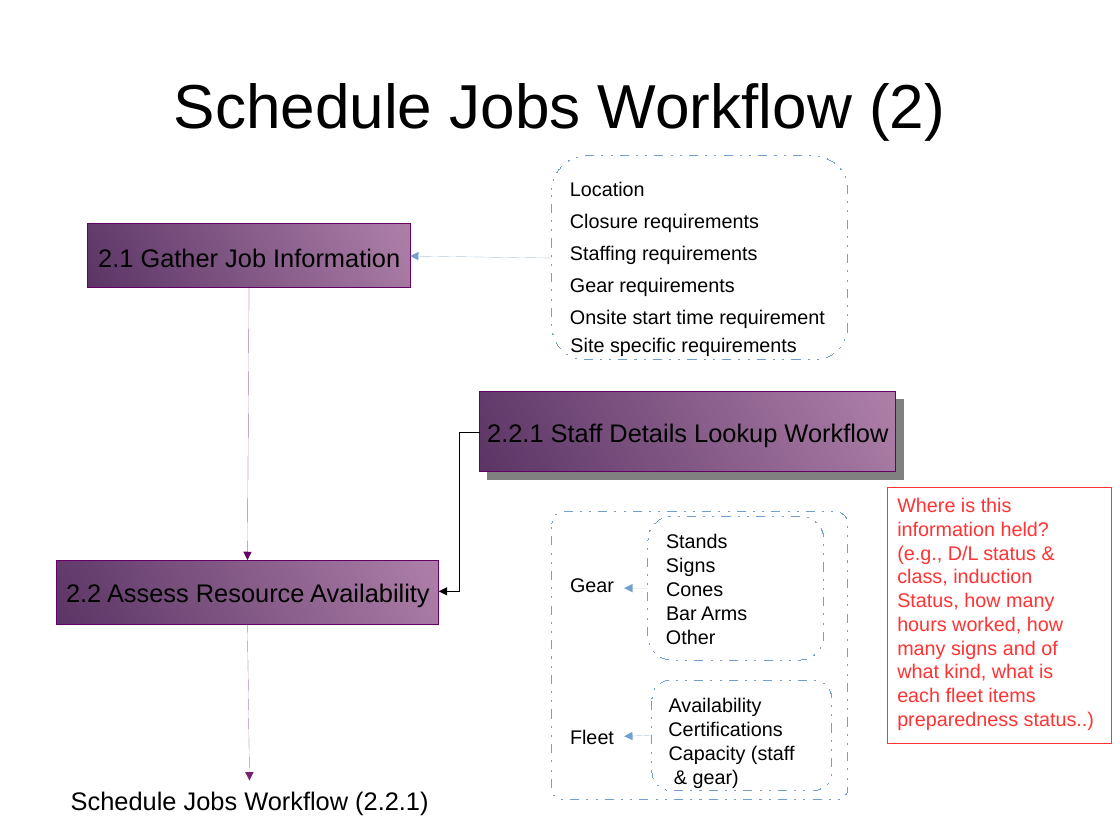
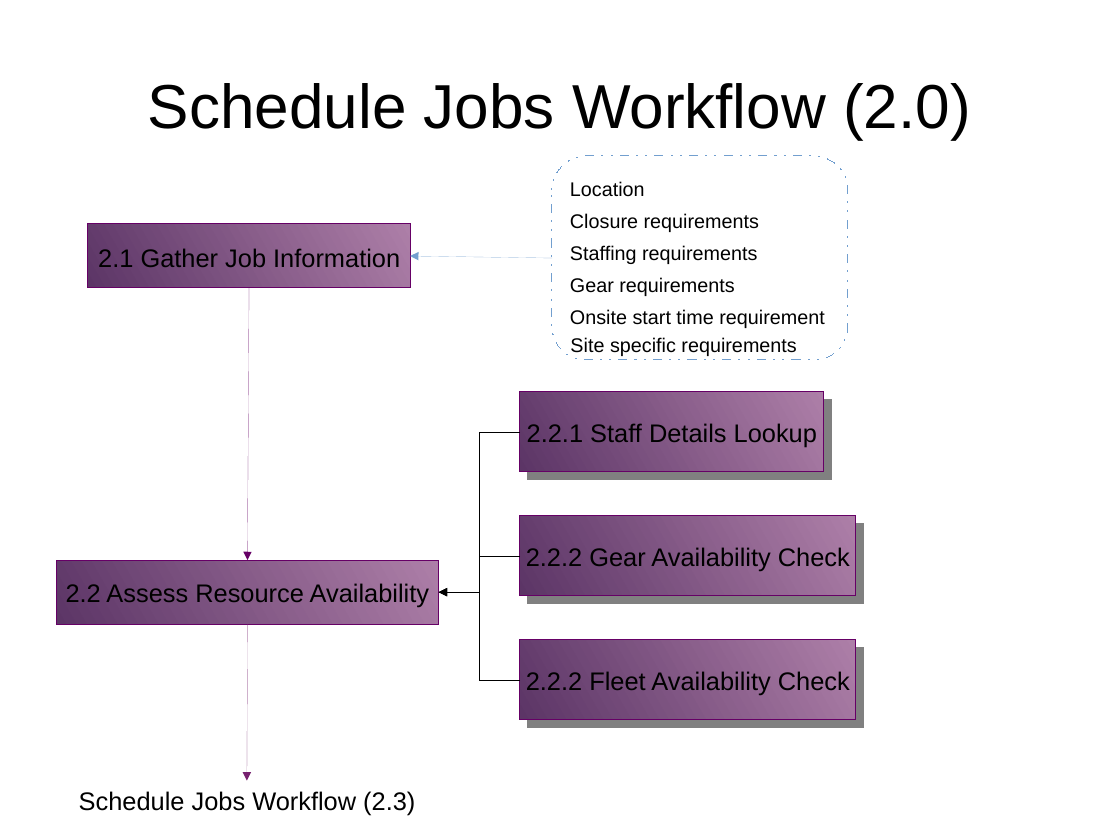
Before and after one commit to monkeysh1ne/TMNZ_Stuff, a slide deck: slide 5 of Workflows BP Models.odp. Drawn at 1120x840 pixels with LibreOffice and Linux fonts; fonts in the diff are those of the drawing. Boxes give left, top, right and bottom in pixels: in the first picture for what was removed or moved away, otherwise in the second. Text is boxed around its words. In the diff, an @@ line names an element or a change of style, - is before the commit and + after.

Commit message:
Add mindmap specific to service requests.  Continue to build Schedule Jobs workflow in 'Workflows BP Models' presentation.

```diff
--- a/Workflows BP Models.odp
+++ b/Workflows BP Models.odp
@@ title at box(148, 83, 971, 139): text changed @@
-Schedule Jobs Workflow (2)
+Schedule Jobs Workflow (2.0)
@@ rectangle "2.2.1 Staff Details Lookup": place and size @@
-rectangle "2.2.1 Staff Details Lookup" at box(480, 392, 895, 473)
+rectangle "2.2.1 Staff Details Lookup" at box(520, 392, 824, 473)
@@ elbow arrow moved from (480, 432) - (439, 592) to (520, 432) - (439, 593) @@
@@ text in rectangle at box(535, 423, 817, 447): text changed @@
-2.2.1 Staff Details Lookup Workflow
+2.2.1 Staff Details Lookup
@@ rectangle removed at box(887, 488, 1112, 744) @@
-Where is this information held?
-(e.g., D/L status & class, induction
-Status, how many hours worked, how many signs and of what kind, what is each fleet items preparedness status..)
@@ rectangle added at box(520, 516, 857, 597), fill gradient #AD7FA8 to #5C3566, outline #660066 0 pt, 18 pt, text #000000 @@
+2.2.2 Gear Availability Check
@@ rounded rectangle removed at box(552, 512, 848, 800) @@
@@ rounded rectangle removed at box(648, 516, 824, 661) @@
@@ text removed at box(666, 533, 728, 549) @@
-Stands
@@ elbow arrow added from (520, 556) to (439, 593), #000000 0 pt @@
@@ text removed at box(666, 557, 715, 576) @@
-Signs
@@ elbow arrow added from (520, 680) to (439, 593), #000000 0 pt @@
@@ text removed at box(570, 578, 614, 593) @@
-Gear
@@ arrow removed from (648, 588) to (624, 588) @@
@@ text removed at box(666, 582, 723, 597) @@
-Cones
@@ arrow moved from (248, 624) - (250, 781) to (248, 624) - (247, 781) @@
@@ text removed at box(666, 606, 747, 621) @@
-Bar Arms
@@ text removed at box(666, 629, 715, 645) @@
-Other
@@ rectangle added at box(520, 640, 857, 721), fill gradient #AD7FA8 to #5C3566, outline #660066 0 pt, 18 pt, text #000000 @@
+2.2.2 Fleet Availability Check
@@ rounded rectangle removed at box(652, 680, 832, 791) @@
@@ text removed at box(669, 697, 762, 716) @@
-Availability
@@ text removed at box(570, 729, 614, 745) @@
-Fleet
@@ arrow removed from (652, 736) to (624, 737) @@
@@ text removed at box(668, 721, 782, 737) @@
-Certifications
@@ text removed at box(669, 745, 795, 788) @@
-Capacity (staff
-& gear)
@@ text at box(79, 791, 415, 816): text changed @@
-Schedule Jobs Workflow (2.2.1)
+Schedule Jobs Workflow (2.3)
```
Also in this commit, not shown: 2 other slides changed, 1 slide added, 2 other files.
